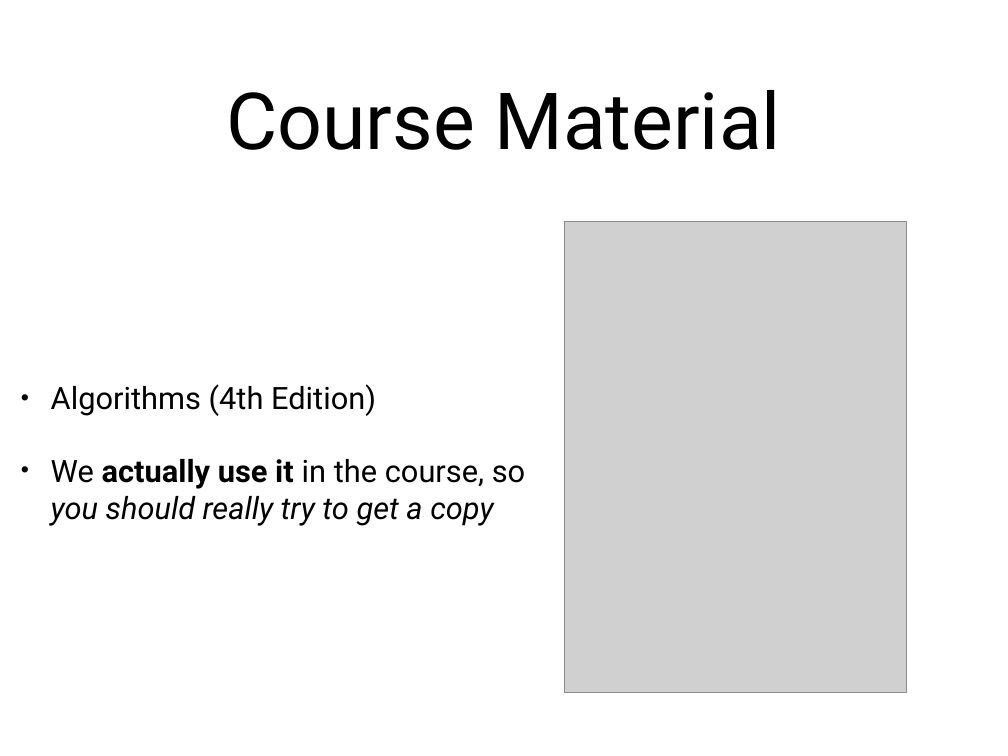
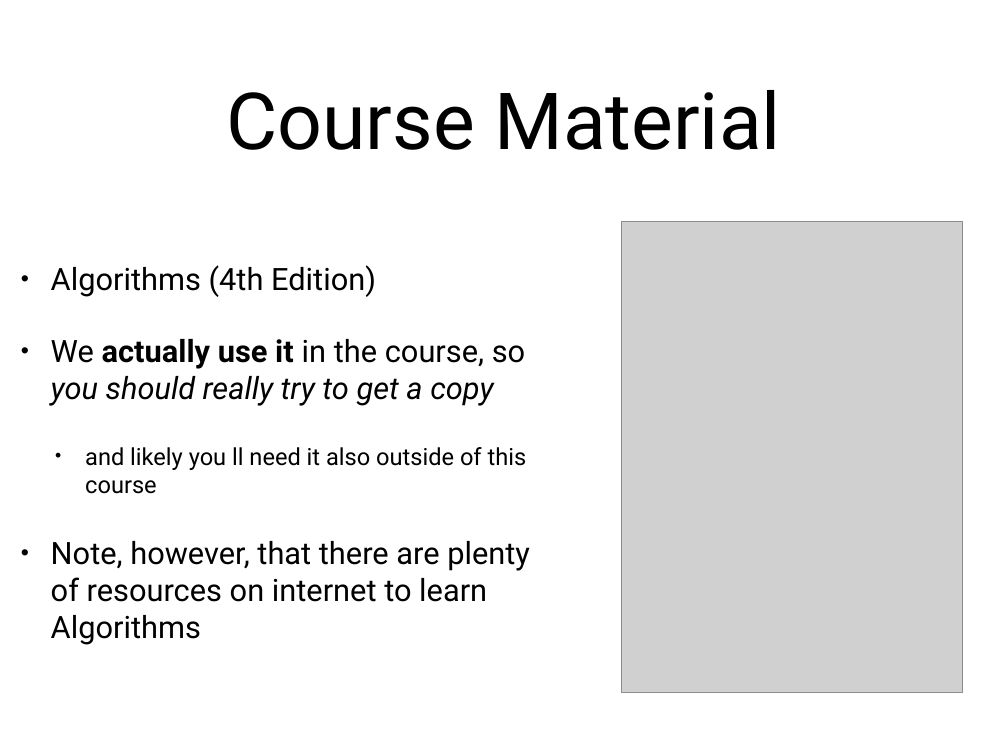
Before and after one commit to arcuri82/algorithms, a slide deck: slide 6 of docs/slides/01/01_intro.pptx. Drawn at 1008x756 pixels with LibreOffice and Linux fonts; fonts in the diff are those of the drawing; grey boxes stand for pictures. Boxes give left, top, right and bottom in pixels: in the first picture for what was removed or moved away, otherwise in the second. Text is boxed around its words. In the diff, an @@ line names an element or a change of style, - is before the commit and + after.

```diff
--- a/docs/slides/01/01_intro.pptx
+++ b/docs/slides/01/01_intro.pptx
@@ picture: place and size @@
-picture at box(565, 221, 906, 693)
+picture at box(621, 221, 962, 693)
@@ text at box(51, 447, 530, 645): paragraphs added @@
+  • and likely you ll need it also outside of this course
+• Note, however, that there are plenty of resources on internet to learn Algorithms
```
Also in this commit, not shown: 8 other slides changed, 12 slides added, 2 slides removed, 1 other file.
